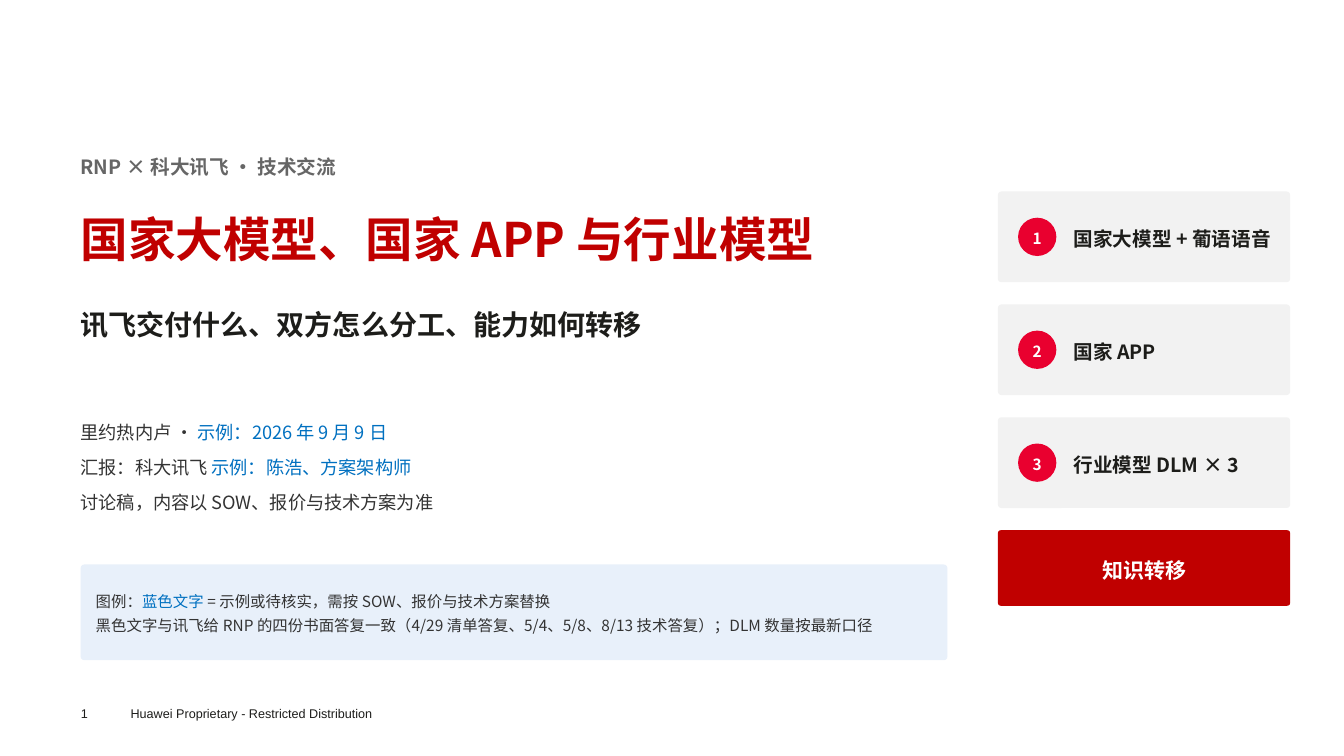
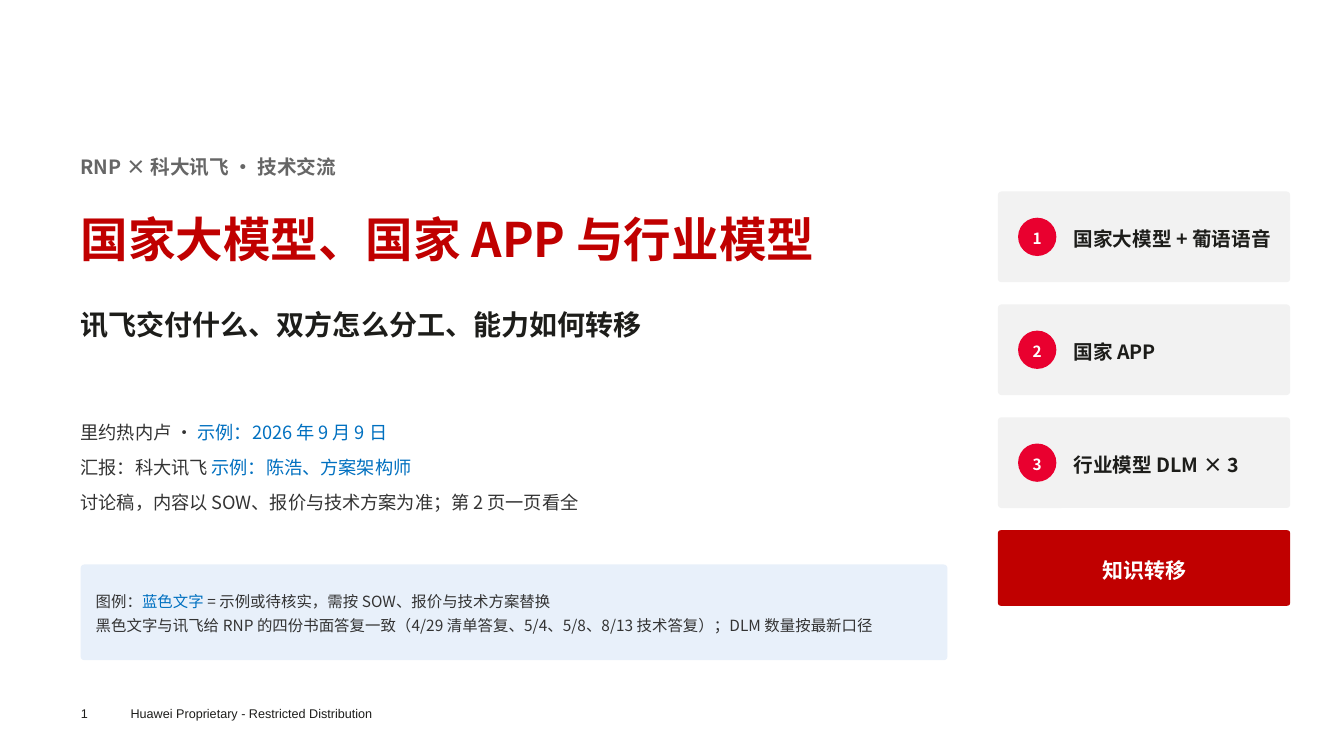
Before and after one commit to chyhcs/wyyh, a slide deck: slide 1 of RNP-讯飞交流-会议版.pptx. Drawn at 1344x756 pixels with LibreOffice and Linux fonts; fonts in the diff are those of the drawing; background and template pictures are left out. Boxes give left, top, right and bottom in pixels: in the first picture for what was removed or moved away, otherwise in the second. Text is boxed around its words. In the diff, an @@ line names an element or a change of style, - is before the commit and + after.

```diff
--- a/RNP-讯飞交流-会议版.pptx
+++ b/RNP-讯飞交流-会议版.pptx
@@ text at bbox=[81, 493, 579, 512]: text changed @@
-讨论稿，内容以 SOW、报价与技术方案为准
+讨论稿，内容以 SOW、报价与技术方案为准；第 2 页一页看全
```
Also in this commit, not shown: 8 other slides changed, 1 other file.
